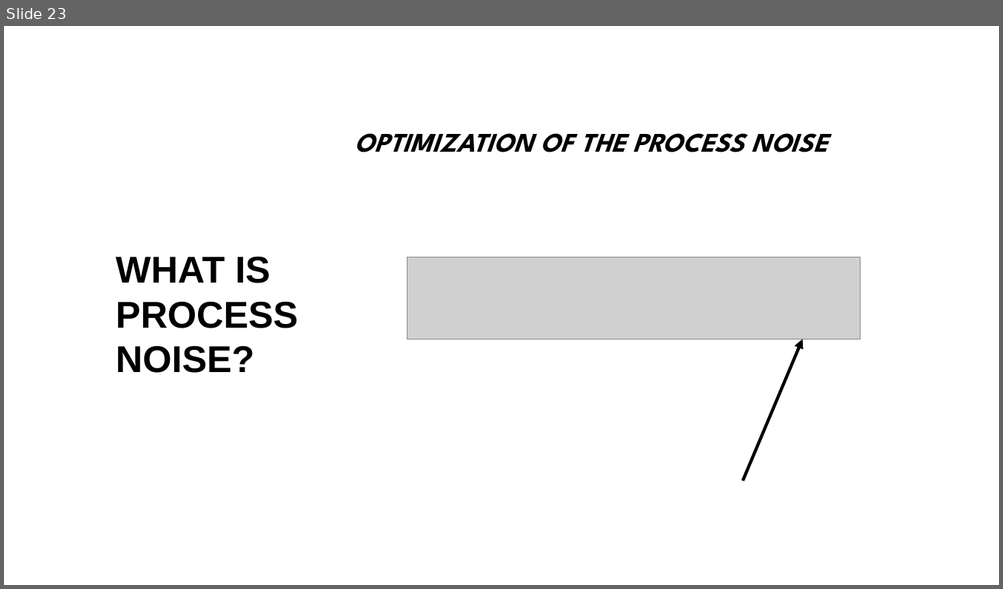
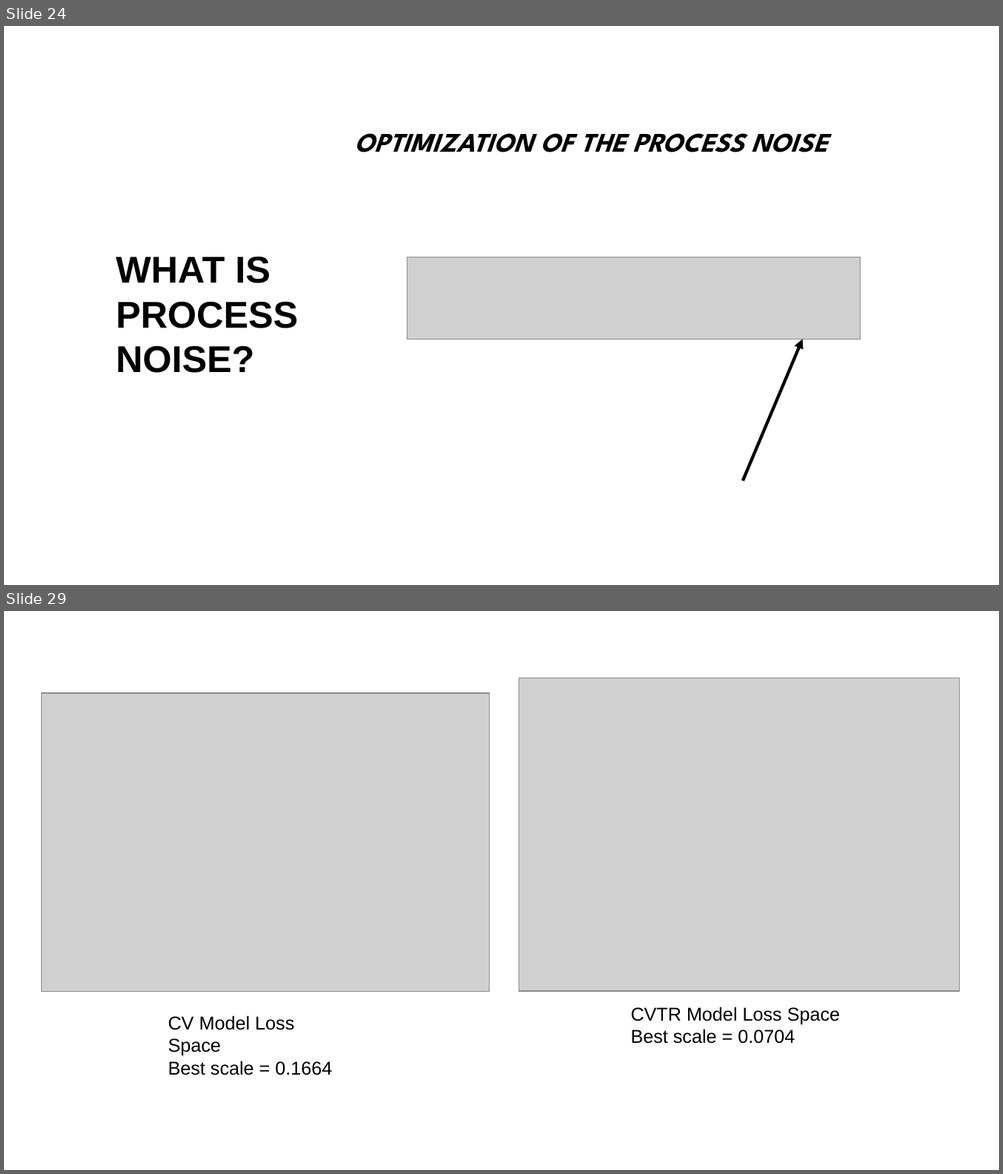
Before and after one commit to tuttyfrutyee/2020_staj, a slide deck: sunum2/kuartis.presentation.template.rev1.pptx. Shown one above the other, each under a label of ours: slide 23 before the commit, slides 24 and 29 after it; the slides between them are not shown. The pictures are 1003x589 and 1003x1174 pixels, drawn with LibreOffice and Linux fonts; fonts in the diff are those of the drawing; grey boxes stand for pictures; background and template pictures are left out. Boxes give left, top, right and bottom in pixels: in the first picture for what was removed or moved away, otherwise in the second. Text is boxed around its words. In the diff, an @@ line names an element or a change of style, - is before the commit and + after.

```diff
--- a/sunum2/kuartis.presentation.template.rev1.pptx
+++ b/sunum2/kuartis.presentation.template.rev1.pptx
@@ slide 29 added at (4, 611, 999, 1170), background #FFFFFF @@
@@ picture added at (41, 693, 489, 991) @@
@@ picture added at (519, 678, 959, 991) @@
@@ text added at (631, 1007, 839, 1044), 18 pt, text #000000 @@
+CVTR Model Loss Space
+Best scale = 0.0704
@@ text added at (168, 1016, 332, 1076), 18 pt, text #000000 @@
+CV Model Loss Space
+Best scale = 0.1664
@@ what was slide 23 is now slide 24 @@
```
Also in this commit, not shown: 1 slide changed, 4 other slides added, 1 slide removed, 20 other files.
